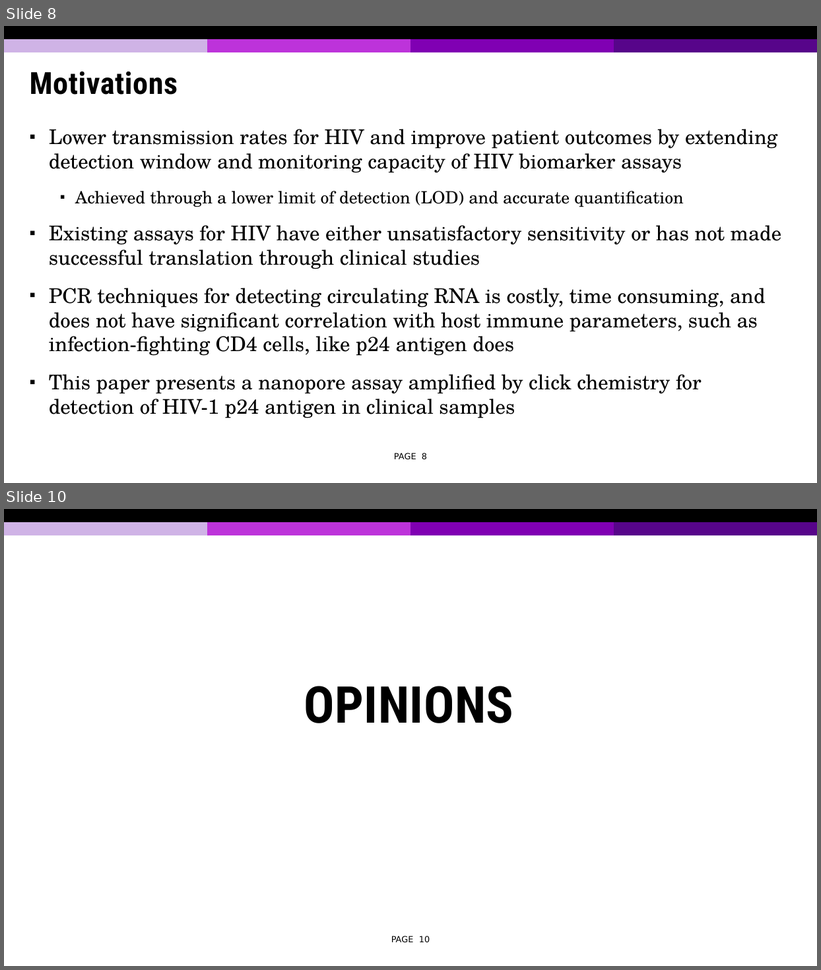
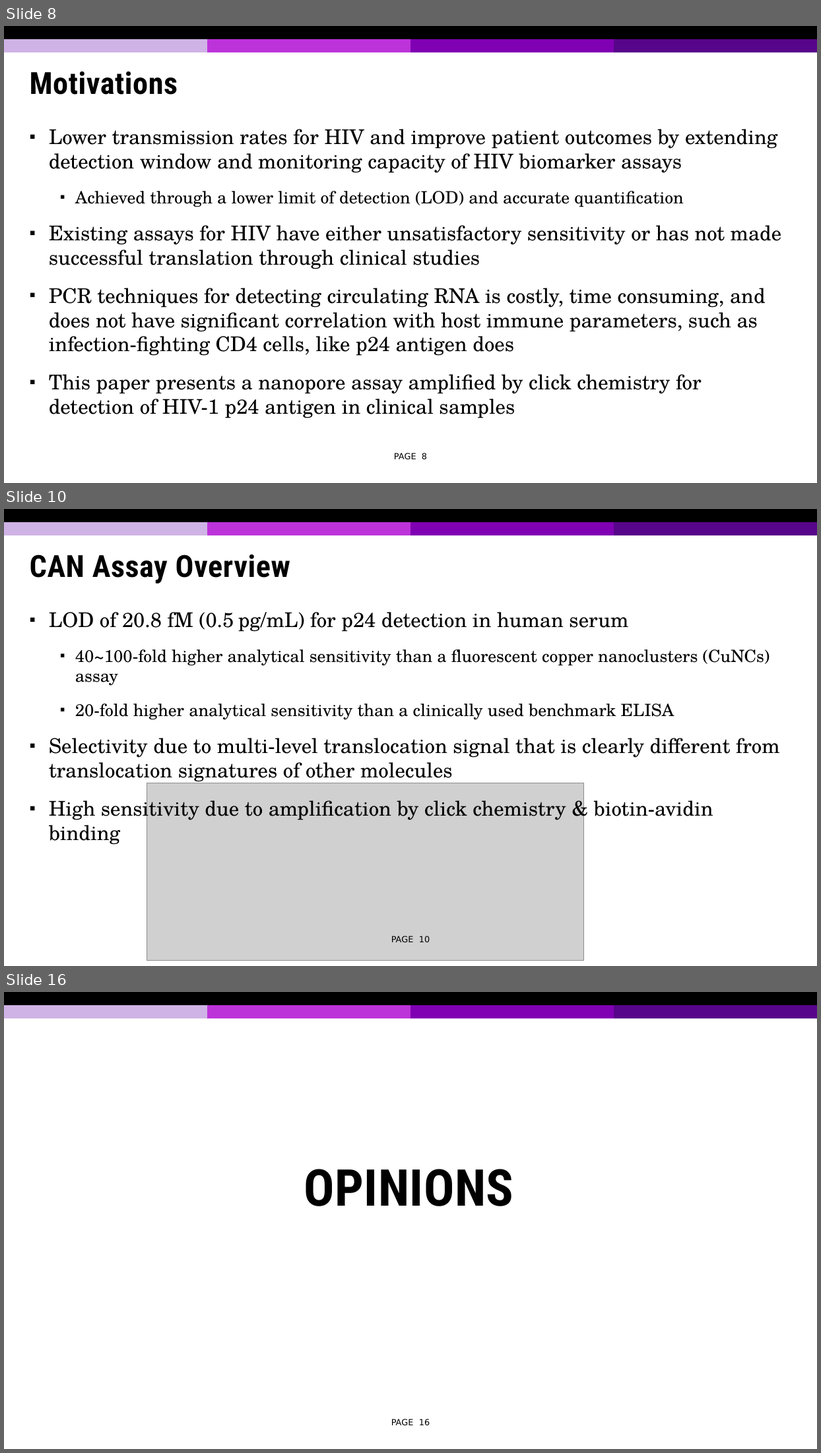
Before and after one commit to tonymin/ECE730, a slide deck: Presentation 2.pptx. Shown one above the other, each under a label of ours: slides 8 and 10 before the commit, slides 8, 10 and 16 after it; the slides between them are not shown. The pictures are 821x970 and 821x1453 pixels, drawn with LibreOffice and Linux fonts; fonts in the diff are those of the drawing; grey boxes stand for pictures; background and template pictures are left out. Boxes give left, top, right and bottom in pixels: in the first picture for what was removed or moved away, otherwise in the second. Text is boxed around its words. In the diff, an @@ line names an element or a change of style, - is before the commit and + after.

```diff
--- a/Presentation 2.pptx
+++ b/Presentation 2.pptx
@@ slide 10 added at (4, 509, 817, 966), background #FFFFFF; not listed: 5 template elements that a slide beside it also shows @@
@@ title added at (30, 555, 290, 584), 27 pt, text #000000, bold @@
+CAN Assay Overview
@@ text added at (49, 612, 780, 845), 18 pt, text #000000 @@
+▪ LOD of 20.8 fM (0.5 pg/mL) for p24 detection in human serum
+  ▪ 40~100-fold higher analytical sensitivity than a fluorescent copper nanoclusters (CuNCs) assay
+  ▪ 20-fold higher analytical sensitivity than a clinically used benchmark ELISA
+▪ Selectivity due to multi-level translocation signal that is clearly different from translocation signatures of other molecules
+▪ High sensitivity due to amplification by click chemistry & biotin-avidin binding
@@ picture added at (147, 783, 585, 961) @@
@@ page number added at (391, 936, 430, 943), 7.5 pt, text #000000 @@
+PAGE 10
@@ what was slide 10 is now slide 16 @@
@@ page number at (391, 1419, 430, 1426): text changed @@
-PAGE 10
+PAGE 16
```
Also in this commit, not shown: 1 slide changed, 6 other slides added, 1 slide removed.
